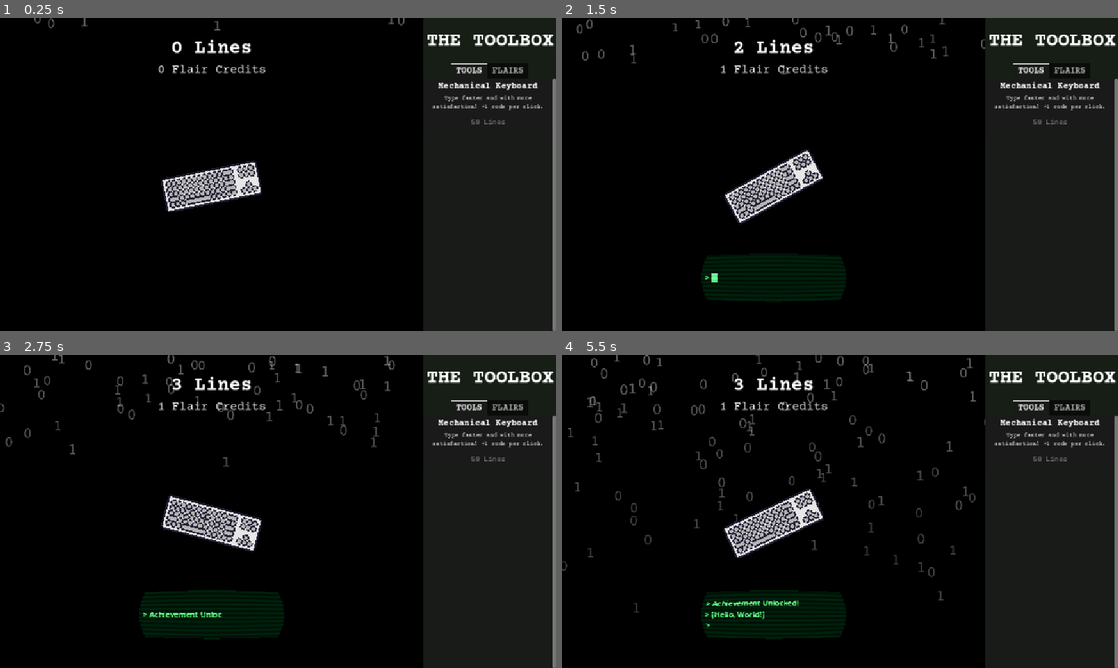
Above: before the commit, frames 1-4 (two rows, left to right).
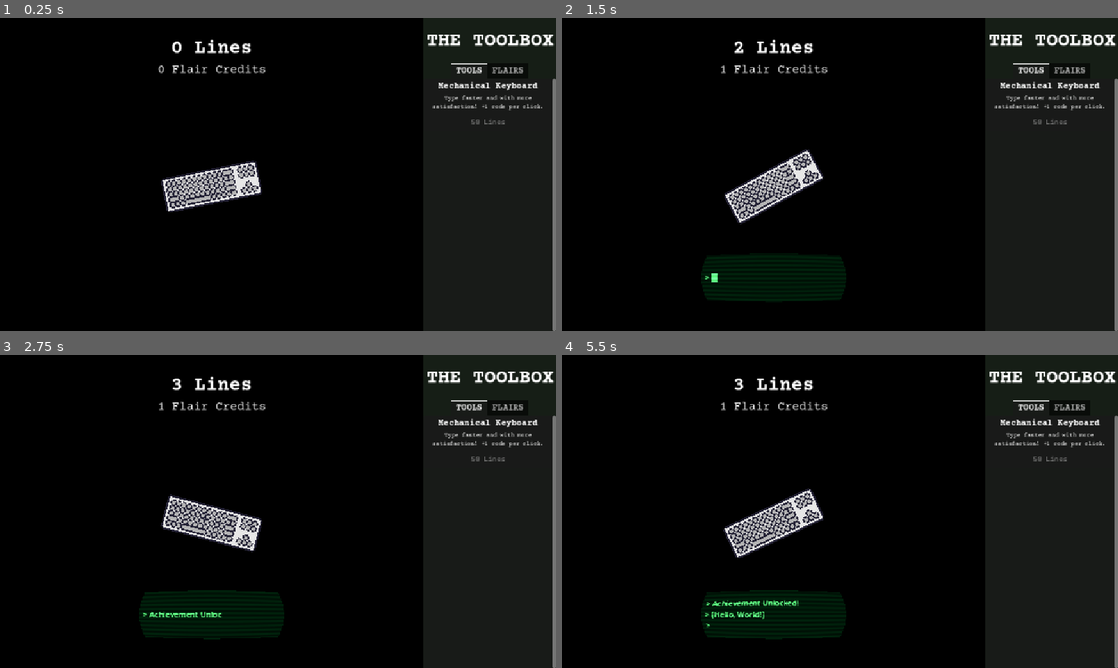
Above: after the commit, the same moments.

Repository: MadAvidCoder/CodeClicker
Game: Godot game, scene res://main.tscn
Same seed, same stepped clock (60 frames per second), same inputs: the game is played once before the commit and once after it.
Inputs (mouse positions are in pixels of both pictures, inside the frame that each line leads up to):
- Up to frame 1 (0.25 s): no input
- Up to frame 2 (1.5 s): click (773, 187) at 0.5 s; click (773, 187) at 1.25 s
- Up to frame 3 (2.75 s): click (211, 524) at 2 s
- Up to frame 4 (5.5 s): no input

The runs differ from the first frame. In frame 1, less than 0.1% of the frame differs, in the area x 6-73%, y 0-4%; in frame 2, 0.4%; in frame 3, 0.8%; in frame 4, 1.4%, in the area x 0-77%, y 0-83%.

Commit message:
Add matrix rain
Implemented the matrix rain cosmetic upgrade

Diff:
--- /dev/null
+++ b/MatrixChar.gd
@@ -0,0 +1,23 @@
+extends Sprite2D
+class_name MatrixChar
+
+@export var font : Font
+@export var color : Color
+
+
+var character : String
+var animator : AnimationPlayer
+
+
+func init(x : String):
+	character = x
+
+
+func _ready():
+	animator = get_node("AnimationPlayer")
+	animator.play("fade_out")
+	pass
+
+
+func _draw():
+	draw_char(font, Vector2(0, 0), character, 48, color)
--- /dev/null
+++ b/RainColumn.gd
@@ -0,0 +1,48 @@
+extends Node
+
+class_name RainColumn
+
+
+const characters = "01234567890abcdefghijklmnopqrstuvwxyzABCDEFGHIJKLMNOPQRSTUVWXYZ~!@#$%^&*()_+-=`{}[]:;'<>?,./|\'"
+
+var sprites = {}
+var timer : Timer = null
+var random = RandomNumberGenerator.new()
+var template : PackedScene = load("res://matrix_char.tscn")
+var column_x : int
+var column_y : int = 0
+const y_step : int = 42
+
+func _init(x : int):
+	column_x = x
+
+func _ready():
+	create_random_letter()
+
+	timer = Timer.new()
+	timer.timeout.connect(create_random_letter)
+	timer.set_wait_time(0.2)
+	timer.set_one_shot(false)
+	add_child(timer)
+	timer.start()
+
+
+func create_random_letter():
+	var letter = template.instantiate()
+	var i = random.randi_range(0, characters.length() - 1)
+	letter.init(characters[i])
+	letter.position.x = column_x
+	letter.position.y = column_y
+	add_child(letter)
+	column_y += y_step
+#	print(characters[i])
+
+	var screen_height = get_tree().get_root().size.y
+	if column_y >= screen_height:
+		timer.stop()
+		var delete_me_timer = Timer.new()
+		delete_me_timer.timeout.connect(queue_free)
+		delete_me_timer.set_wait_time(5)
+		delete_me_timer.set_one_shot(true)
+		add_child(delete_me_timer)
+		delete_me_timer.start()
--- a/item.gd
+++ b/item.gd
@@ -10,6 +10,7 @@
 var owned = 0
 var sold_out = false
 var cosmetic_type
+var flair_label
 
 enum {
 	UPGRADE,
@@ -17,6 +18,7 @@
 }
 
 var type
+var what
 
 func setup_upgrade(title, description, item_cost, item_effect, price_multiplier, max_available):
 	max_owned = max_available
@@ -29,11 +31,13 @@
 	$BuyButton.disabled = true
 	main = $"../../../../.."
 	auto_timer = $"../../../../../AutoCoderTimer"
+	flair_label = $"../../../../../FlairLabel"
 	if title != "Mechanical Keyboard":
 		hide()
 	type = UPGRADE
 
 func setup_cosmetic(title, description, item_cost, item_effect, item_type):
+	what = title
 	effect = item_effect
 	cosmetic_type = item_type
 	cost = item_cost
@@ -43,7 +47,13 @@
 	$BuyButton.disabled = true
 	main = $"../../../../../.."
 	auto_timer = $"../../../../../../AutoCoderTimer"
+	flair_label = $"../../../../../../FlairLabel"
 	type = COSMETIC
+	match cosmetic_type:
+		"background": add_to_group("background")
+		"cursor": add_to_group("cursor")
+		"click_effect": add_to_group("click_effect")
+		"sound_pack": add_to_group("sound_pack")
 
 func _process(_delta: float) -> void:
 	if main:
@@ -66,10 +76,11 @@
 					elif not effect.has("auto_code_multiplier"):
 						show()
 		elif type == COSMETIC:
-			if main.flair_credits >= cost:
-				$BuyButton.disabled = false
-			else:
-				$BuyButton.disabled = true
+			if owned == 0:
+				if main.flair_credits >= cost:
+					$BuyButton.disabled = false
+				else:
+					$BuyButton.disabled = true
 
 func _on_buy_button_pressed() -> void:
 	if type == UPGRADE:
@@ -96,3 +107,26 @@
 			if owned >= max_owned:
 				hide()
 				sold_out = true
+	elif type == COSMETIC:
+		if owned == 0:
+			if main.flair_credits >= cost:
+				owned += 1
+				main.flair_credits -= cost
+				flair_label.text = str(int(floor(main.flair_credits))) + " Flair Credits"
+				get_tree().call_group(cosmetic_type, "deactivate", self)
+				main.set_cosmetic(cosmetic_type, what)
+				$BuyButton.text = "Equipped!"
+				$BuyButton.disabled = true
+		else:
+			if $BuyButton.text != "Equipped!":
+				get_tree().call_group(cosmetic_type, "deactivate", self)
+				main.set_cosmetic(cosmetic_type, what)
+				$BuyButton.text = "Equipped!"
+				$BuyButton.disabled = true
+
+func deactivate(caller):
+	if caller == self:
+		return
+	if owned != 0:
+		$BuyButton.text = "Equip"
+		$BuyButton.disabled = false
--- a/main.gd
+++ b/main.gd
@@ -557,7 +557,10 @@
 @onready var cursors_flair_container = $Shop/TabContainer/FLAIRS/Cursors/VBoxContainer
 @onready var effects_flair_container = $Shop/TabContainer/FLAIRS/Effects/VBoxContainer
 @onready var sounds_flair_container = $Shop/TabContainer/FLAIRS/Sounds/VBoxContainer
-
+@onready var zero_particles = $ZeroParticles
+@onready var one_particles = $OneParticles
+@onready var matrix_rain = $MatrixTexture
+@onready var matrix_generator = $MatrixViewport/MatrixRain
 
 func _ready():
 	for ach in achievements:
@@ -648,3 +651,29 @@
 func _on_auto_coder_timer_timeout() -> void:
 	score += auto_per_sec
 	total_score += auto_per_sec
+
+func set_cosmetic(type, what):
+	match type:
+		"background":
+			zero_particles.hide()
+			one_particles.hide()
+			zero_particles.emitting = false
+			one_particles.emitting = false
+			matrix_rain.hide()
+			matrix_generator.timer.stop()
+			match what:
+				"Binary Snowfall":
+					zero_particles.emitting = true
+					one_particles.emitting = true
+					zero_particles.restart()
+					one_particles.restart()
+					zero_particles.show()
+					one_particles.show()
+				"Matrix Rain":
+					matrix_rain.show()
+					matrix_generator.timer.start()
+				_:
+					print("uknown background: " + what)
+		"cursor": print("unknown costmetic: " + what)
+		"click_effect": print("unknown costmetic: " + what)
+		"sound_pack": print("unknown costmetic: " + what)
--- a/main.tscn
+++ b/main.tscn
@@ -1,7 +1,8 @@
-[gd_scene load_steps=16 format=3 uid="uid://cptlju1gnm5mp"]
+[gd_scene load_steps=18 format=3 uid="uid://cptlju1gnm5mp"]
 
 [ext_resource type="Texture2D" uid="uid://diopqt72p3ruh" path="res://keyboard.png" id="1_0xm2m"]
 [ext_resource type="Script" uid="uid://dwi0lut8phaek" path="res://main.gd" id="1_h2yge"]
+[ext_resource type="PackedScene" uid="uid://bh3guruokncf6" path="res://matrix.tscn" id="2_dg77c"]
 [ext_resource type="BitMap" uid="uid://bxin2asb7nbj0" path="res://keyboard_map.png" id="2_h2yge"]
 [ext_resource type="Texture2D" uid="uid://7cd601pdlh3p" path="res://one.png" id="3_efxa6"]
 [ext_resource type="Script" uid="uid://b3f21sr2ldxmy" path="res://texture_button.gd" id="4_1bvp3"]
@@ -11,6 +12,9 @@
 [ext_resource type="FontFile" uid="uid://dhywo2ihbh4n1" path="res://OpenSans-SemiBold.ttf" id="7_5vw27"]
 [ext_resource type="Texture2D" uid="uid://dgxekk4fp5li0" path="res://zero.png" id="10_4c57u"]
 [ext_resource type="FontFile" uid="uid://bnls3d2ut4gkj" path="res://CourierPrime-Regular.ttf" id="10_efxa6"]
+
+[sub_resource type="ViewportTexture" id="ViewportTexture_dg77c"]
+viewport_path = NodePath("MatrixViewport")
 
 [sub_resource type="Gradient" id="Gradient_efxa6"]
 colors = PackedColorArray(1, 1, 1, 1, 0.5, 0.5, 0.5, 1)
@@ -50,9 +54,17 @@
 grow_vertical = 2
 color = Color(0, 0, 0, 1)
 
+[node name="MatrixTexture" type="TextureRect" parent="."]
+visible = false
+layout_mode = 0
+offset_right = 1152.0
+offset_bottom = 648.0
+texture = SubResource("ViewportTexture_dg77c")
+
 [node name="ZeroParticles" type="CPUParticles2D" parent="."]
 self_modulate = Color(1, 1, 1, 0.392157)
 position = Vector2(438.5, 0)
+emitting = false
 amount = 75
 texture = ExtResource("10_4c57u")
 lifetime = 7.5
@@ -71,6 +83,7 @@
 [node name="OneParticles" type="CPUParticles2D" parent="."]
 modulate = Color(1, 1, 1, 0.392157)
 position = Vector2(438.5, 0)
+emitting = false
 amount = 75
 texture = ExtResource("3_efxa6")
 lifetime = 7.5
@@ -145,6 +158,7 @@
 
 [node name="AchievementDisplay" type="Control" parent="."]
 visible = false
+layout_mode = 3
 anchors_preset = 0
 offset_left = -138.0
 offset_right = -98.0
@@ -328,6 +342,13 @@
 [node name="AutoCoderTimer" type="Timer" parent="."]
 autostart = true
 
+[node name="MatrixViewport" type="SubViewport" parent="."]
+transparent_bg = true
+handle_input_locally = false
+size = Vector2i(1152, 648)
+
+[node name="MatrixRain" parent="MatrixViewport" instance=ExtResource("2_dg77c")]
+
 [connection signal="pressed" from="TextureButton" to="." method="_on_texture_button_pressed"]
 [connection signal="pressed" from="TextureButton" to="TextureButton" method="_on_pressed"]
 [connection signal="timeout" from="AchievementDisplay/Timer" to="AchievementDisplay" method="_on_timer_timeout"]
--- /dev/null
+++ b/matrix.gd
@@ -0,0 +1,23 @@
+extends Node
+
+var timer : Timer = null
+var random = RandomNumberGenerator.new()
+const column_width : int = 30
+
+func _ready():
+	RenderingServer.set_default_clear_color(Color.BLACK)
+
+func ready():
+	timer = Timer.new()
+	add_child(timer)
+	var _callable = Callable(self, "create_random_rain_column")
+	timer.connect("timeout", _callable)
+	timer.set_wait_time(0.05)
+	timer.set_one_shot(false)
+
+func create_random_rain_column():
+	var screen_width = get_tree().get_root().size.x
+	var columns = screen_width / column_width
+	var column = random.randi_range(0, columns - 1)
+
+	add_child(RainColumn.new(column * column_width))
--- /dev/null
+++ b/matrix.tscn
@@ -0,0 +1,36 @@
+[gd_scene load_steps=4 format=3 uid="uid://bh3guruokncf6"]
+
+[ext_resource type="Script" uid="uid://bn2kgpbcpseao" path="res://matrix.gd" id="1_ixtlh"]
+
+[sub_resource type="Animation" id="Animation_o0es8"]
+resource_name = "delayed_start"
+length = 2.0
+tracks/0/type = "method"
+tracks/0/imported = false
+tracks/0/enabled = true
+tracks/0/path = NodePath(".")
+tracks/0/interp = 1
+tracks/0/loop_wrap = true
+tracks/0/keys = {
+"times": PackedFloat32Array(2),
+"transitions": PackedFloat32Array(1),
+"values": [{
+"args": [],
+"method": &"ready"
+}]
+}
+
+[sub_resource type="AnimationLibrary" id="AnimationLibrary_hxqjx"]
+_data = {
+&"delayed_start": SubResource("Animation_o0es8")
+}
+
+[node name="Screen" type="Node2D"]
+scale = Vector2(0.489863, 3.04545)
+script = ExtResource("1_ixtlh")
+
+[node name="DelayedStart" type="AnimationPlayer" parent="."]
+libraries = {
+&"": SubResource("AnimationLibrary_hxqjx")
+}
+autoplay = "delayed_start"
--- /dev/null
+++ b/matrix_char.tscn
@@ -0,0 +1,66 @@
+[gd_scene load_steps=6 format=3 uid="uid://dng14di7ueuw4"]
+
+[ext_resource type="Script" uid="uid://c3fpi7bqxudnc" path="res://MatrixChar.gd" id="1_hekyl"]
+[ext_resource type="FontFile" uid="uid://dy70ghetae14k" path="res://matrix code nfi.otf" id="2_yc1nj"]
+
+[sub_resource type="Animation" id="Animation_apa5e"]
+length = 0.001
+tracks/0/type = "value"
+tracks/0/imported = false
+tracks/0/enabled = true
+tracks/0/path = NodePath(".:modulate")
+tracks/0/interp = 1
+tracks/0/loop_wrap = true
+tracks/0/keys = {
+"times": PackedFloat32Array(0),
+"transitions": PackedFloat32Array(1),
+"update": 0,
+"values": [Color(1, 1, 1, 0)]
+}
+
+[sub_resource type="Animation" id="Animation_lppio"]
+resource_name = "fade_out"
+length = 2.0
+tracks/0/type = "value"
+tracks/0/imported = false
+tracks/0/enabled = true
+tracks/0/path = NodePath(".:modulate")
+tracks/0/interp = 1
+tracks/0/loop_wrap = true
+tracks/0/keys = {
+"times": PackedFloat32Array(0.1, 2),
+"transitions": PackedFloat32Array(1, 1),
+"update": 0,
+"values": [Color(1, 1, 1, 1), Color(1, 1, 1, 0)]
+}
+tracks/1/type = "method"
+tracks/1/imported = false
+tracks/1/enabled = true
+tracks/1/path = NodePath(".")
+tracks/1/interp = 1
+tracks/1/loop_wrap = true
+tracks/1/keys = {
+"times": PackedFloat32Array(2),
+"transitions": PackedFloat32Array(1),
+"values": [{
+"args": [],
+"method": &"queue_free"
+}]
+}
+
+[sub_resource type="AnimationLibrary" id="AnimationLibrary_5jejd"]
+_data = {
+&"RESET": SubResource("Animation_apa5e"),
+&"fade_out": SubResource("Animation_lppio")
+}
+
+[node name="MatrixChar" type="Sprite2D"]
+modulate = Color(1, 1, 1, 0)
+script = ExtResource("1_hekyl")
+font = ExtResource("2_yc1nj")
+color = Color(0, 0.937255, 0, 1)
+
+[node name="AnimationPlayer" type="AnimationPlayer" parent="."]
+libraries = {
+"": SubResource("AnimationLibrary_5jejd")
+}
Not shown, added: MatrixChar.gd.uid
Not shown, added: RainColumn.gd.uid
Not shown, added: matrix code nfi.otf.import
Not shown, added: matrix.gd.uid
